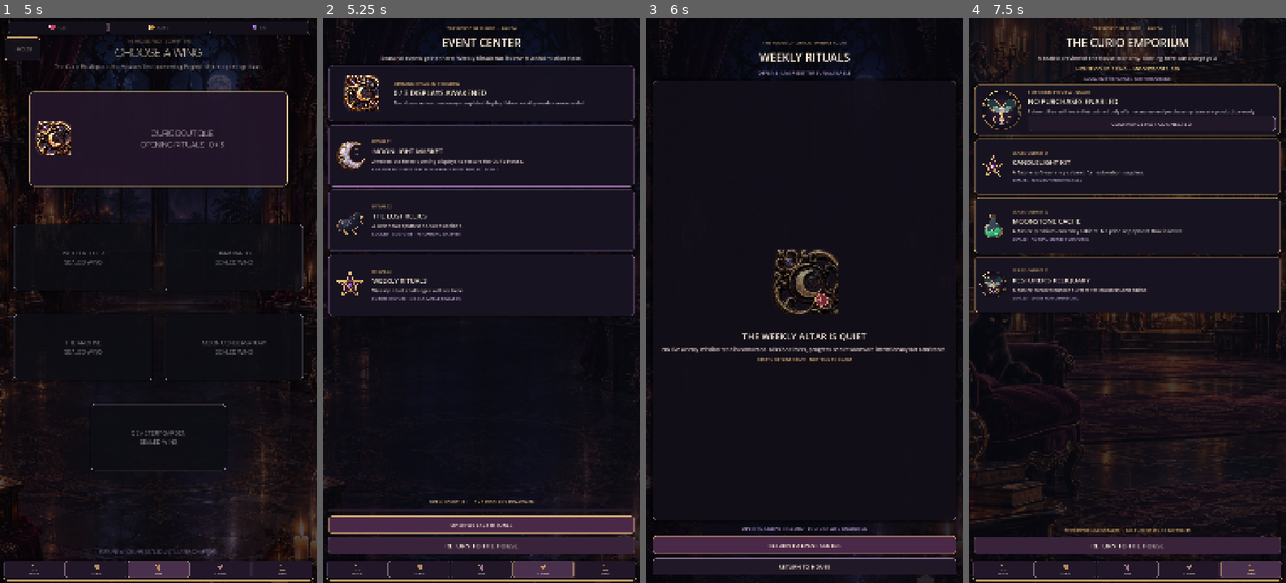
Above: before the commit, frames 1-4 (left to right).
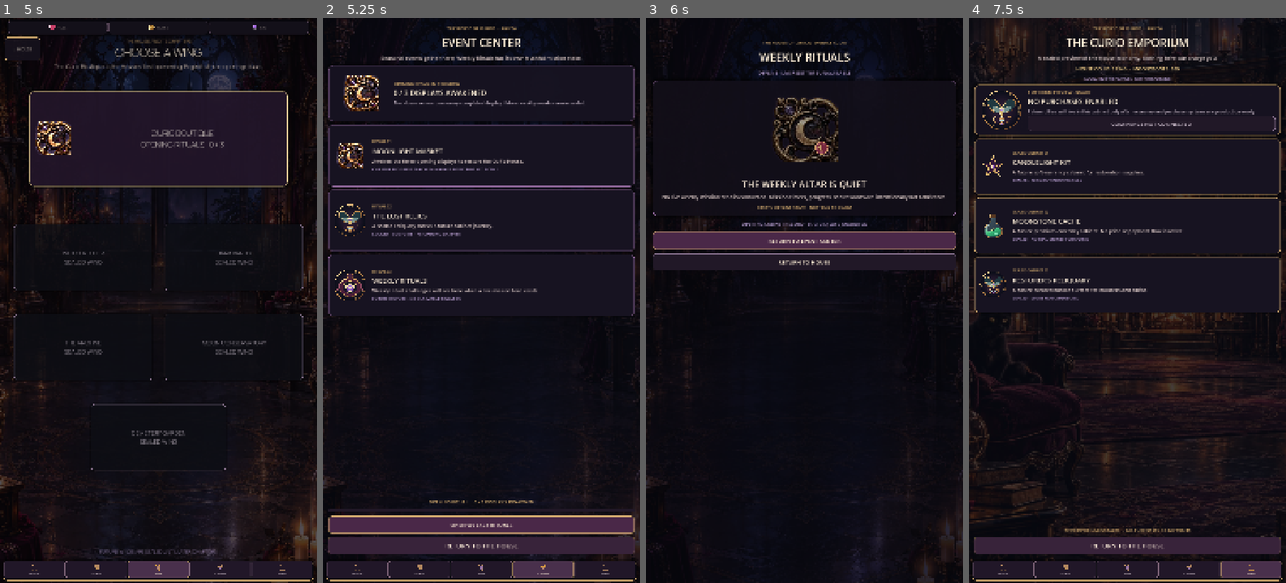
Above: after the commit, the same moments.

Repository: Jay-prodesign/akilta-match3
Game: Godot game, scene res://src/app/app_bootstrap.tscn
Two runs of this game, one before a commit and one after it. Both use one fixed random seed, a clock stepped at 60 frames per second and the inputs below.
Inputs (mouse positions are in pixels of both pictures, inside the frame that each line leads up to):
- Up to frame 1 (5 s): click "ENTER THE HOUSE" at 0.5 s; click "ENTER CURIO BOUTIQUE" at 1.25 s; click (34, 571) at 2 s; click "ENTER CURIO BOUTIQUE" at 2.75 s; click (95, 571) at 3.5 s; click (158, 571) at 4.25 s
- Up to frame 2 (5.25 s): click (541, 571) at 5 s
- Up to frame 3 (6 s): click "OPEN WEEKLY RITUALS" at 5.75 s
- Up to frame 4 (7.5 s): click "RETURN TO EVENT CENTER" at 6.5 s; click (1251, 571) at 7.25 s

Frame 1 is identical in both runs. In frame 2, 1.1% of the frame differs, in the area x 3-68%, y 21-50%; in frame 3, 12%, in the area x 2-98%, y 14-99%; in frame 4, nothing differs.

Commit message:
Replace retention placeholders with Curio-owned visual states

Diff:
--- a/assets/manifests/screen_asset_manifest.json
+++ b/assets/manifests/screen_asset_manifest.json
@@ -1057,6 +1057,9 @@
       "transparent": false,
       "variants": [
         "event_center_hero",
+        "event_card_moon",
+        "event_card_moth",
+        "event_card_locket",
         "weekly_offline_reward"
       ],
       "reuse": "retention_family_truthful_existing_curio_art",
@@ -1092,11 +1095,14 @@
       "state_paths": {
         "event_center_completed": "assets/curios/ch01_curio_moon_cameo_awakened_v01.webp",
         "event_center_coming_soon": "assets/curios/ch01_curio_moon_cameo_sealed_v01.webp",
+        "event_card_moon": "assets/curios/ch01_curio_moon_cameo_awakened_v01.webp",
+        "event_card_moth": "assets/curios/ch01_curio_moth_reliquary.png",
+        "event_card_locket": "assets/curios/ch01_curio_thorned_locket.png",
         "weekly_offline_locked": "assets/curios/ch01_curio_moon_cameo_sealed_v01.webp",
         "weekly_live_reward": "reserved_until_live_mission_data_exists"
       },
       "technical_policy": "existing_first_party_content_art_only__no_fabricated_event_or_reward_state",
-      "provenance": "AKILTA first-party Moon Cameo art is deliberately reused as a truthful retention-family content anchor after Golden Loop acceptance. It does not represent a live event, claimable reward, price or countdown; live-specific event artwork remains unavailable until real content exists."
+      "provenance": "AKILTA first-party opening Curio art is deliberately reused as a truthful retention-family content anchor after Golden Loop acceptance. Event cards reference Moon Cameo, Moth Reliquary and Thorned Locket as House-world context only; they do not represent a live event, claimable reward, price or countdown. Live-specific event artwork remains unavailable until real content exists."
     },
     {
       "asset_id": "shop_offer_art",
--- a/src/app/app_bootstrap.gd
+++ b/src/app/app_bootstrap.gd
@@ -249,7 +249,6 @@
 	var empty := PanelContainer.new()
 	empty.name = "MissionEmptyState"
 	empty.custom_minimum_size = Vector2(0, 430)
-	empty.size_flags_vertical = Control.SIZE_EXPAND_FILL
 	var empty_style := StyleBoxFlat.new()
 	empty_style.bg_color = Color("#14101B", 0.82)
 	empty_style.border_color = Color("#9B6FA6", 0.72)
@@ -581,9 +580,9 @@
 		layout.add_child(shop_note)
 	if is_events:
 		entries = [
-			{"icon":"☾", "art":"res://assets/pieces/moon_sigil.svg", "title":"MOONLIGHT MARKET", "body …(334 unchanged characters)…
-			{"icon":"♜", "art":"res://assets/pieces/crow.svg", "title":"THE LOST RELICS", "body":"A raven has spotted a sealed cabinet.", "status":"UPPER CABINETS SEALED · FUTURE JOURNEY" if opening_complete else "LOCKED · COMPLETE THE OPENING CHAPTER"},
-			{"icon":"✧", "art":"res://assets/pieces/pentagram.svg", "title":"WEEKLY RITUALS", "body":"Weekly ritual challenges will live here.", "status":"FUTURE FEATURE · NO CLAIMABLE REWARDS"}
+			{"icon":"☾", "art":"res://assets/curios/ch01_curio_moon_cameo_awakened_v01.svg", "title":"MOONLIGHT MARKET", "body …(334 unchanged characters)…
+			{"icon":"♜", "art":"res://assets/curios/ch01_curio_moth_reliquary.svg", "title":"THE LOST RELICS", "body":"A sealed reliquary marks a future cabinet journey.", "status":"UPPER CABINETS SEALED · FUTURE JOURNEY" if opening_complete else "LOCKED · COMPLETE THE OPENING CHAPTER"},
+			{"icon":"✧", "art":"res://assets/curios/ch01_curio_thorned_locket.svg", "title":"WEEKLY RITUALS", "body":"Weekly ritual challenges will live here when a live mission feed exists.", "status":"FUTURE FEATURE · NO CLAIMABLE REWARDS"}
 		]
 	elif is_profile:
 		entries = [
